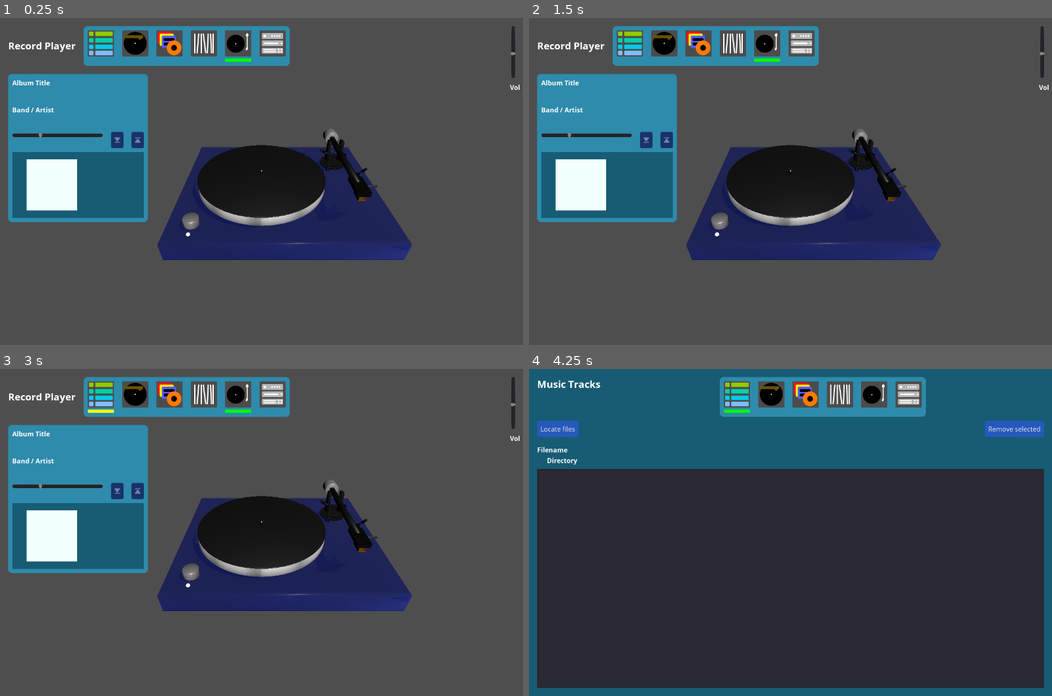
Above: before the commit, frames 1-4 (two rows, left to right).
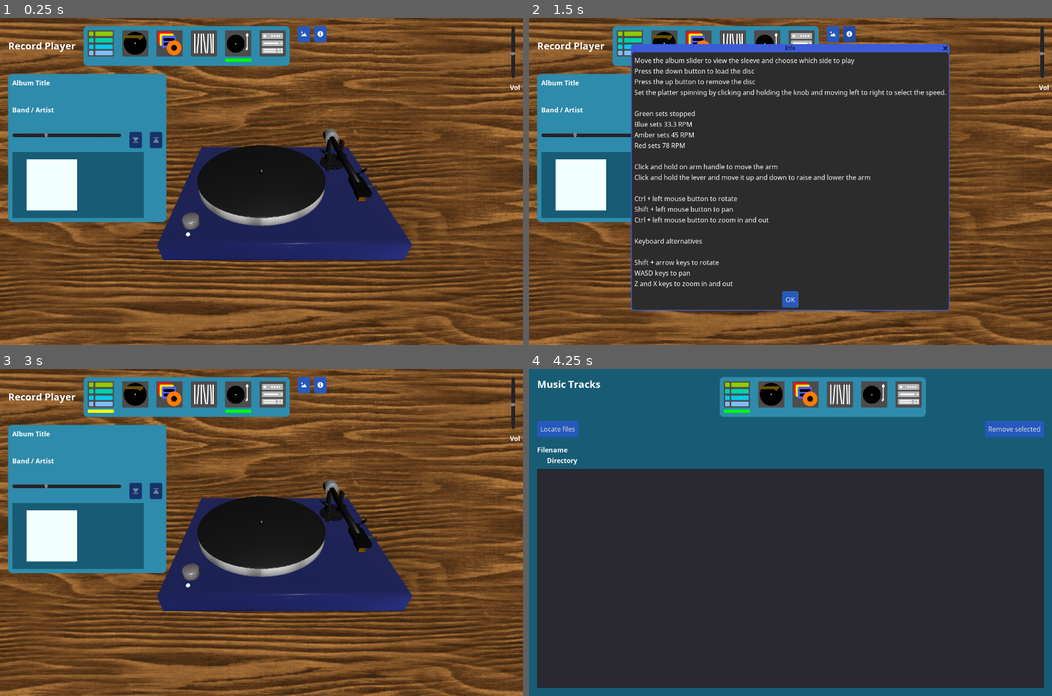
Above: after the commit, the same moments.

Repository: andrew-wilkes/vinyl
Game: Godot game, scene res://scenes/Turntable.tscn
Two runs of this game, one before a commit and one after it. Both use one fixed random seed, a clock stepped at 60 frames per second and the inputs below. This scene is started directly instead of the project's main scene.
Inputs (mouse positions are in pixels of both pictures, inside the frame that each line leads up to):
- Up to frame 1 (0.25 s): no input
- Up to frame 2 (1.5 s): click (832, 34) at 0.52 s; click (848, 34) at 1.27 s
- Up to frame 3 (3 s): click (261, 650) at 2 s, where only the run after the commit has a clickable "OK"; click (99, 395) at 2.75 s
- Up to frame 4 (4.25 s): tap Enter at 3.5 s; move the mouse to (905, 516) at 3.52 s; hold Right (ui_right) from 3.53 s (still down); tap Delete at 3.6 s; click (905, 516) at 3.67 s

The runs differ from the first frame. In frame 1, 69% of the frame differs, in the area x 0-100%, y 0-100%; in frame 2, 86%; in frame 3, 69%; in frame 4, nothing differs.
Error before the commit: Invalid call. Nonexistent function 'get_font_dir' in base 'Nil'. (res://classes/settings.gd:25)
Error after the commit: Invalid call. Nonexistent function 'get_font_dir' in base 'Nil'. (res://classes/settings.gd:26)

Commit message:
Add player bg image code

Diff:
--- a/src/classes/settings.gd
+++ b/src/classes/settings.gd
@@ -10,6 +10,7 @@
 export var last_image_dir = ""
 export var last_font_dir = ""
 export var volume = 8.0
+export var background_image = ""
 
 func save_data():
 	g.remove_empty_albums()
--- a/src/scenes/AlbumArt.gd
+++ b/src/scenes/AlbumArt.gd
@@ -2,6 +2,9 @@
 
 const RPMS = { "speed33": "33 1/3", "speed45": "45", "speed78": "78" }
 const SIZES = { "size12": "12", "size7": "7", "size10": "10" }
+const osx_dirs = ["/System/Library/Fonts/", "/Library/Fonts/", "~/Library/Fonts/"]
+const linux_dirs = ["/usr/share/fonts", "~/.fonts"]
+const windows_dirs = ["%WINDIR%/Fonts", "%appdata%/Local/Microsoft/Windows/Fonts"]
 
 enum { PICK_MOD, PICK_FILL }
 
@@ -171,6 +174,24 @@
 
 func _on_ArtDesigner_font_button_pressed():
 	art.disable_input()
+	if g.settings.last_font_dir.empty():
+		var dir = Directory.new()
+		match OS.get_name():
+			"OSX":
+				for fd in osx_dirs:
+					if dir.dir_exists(fd):
+						g.settings.last_font_dir = fd
+						break
+			"Windows":
+				for fd in windows_dirs:
+					if dir.dir_exists(fd):
+						g.settings.last_font_dir = fd
+						break
+			"X11":
+				for fd in linux_dirs:
+					if dir.dir_exists(fd):
+						g.settings.last_font_dir = fd
+						break
 	$c/FontSelector.current_dir = g.settings.last_font_dir
 	$c/FontSelector.current_file = ""
 	$c/FontSelector.popup_centered()
--- a/src/scenes/AlbumArt.tscn
+++ b/src/scenes/AlbumArt.tscn
@@ -9,6 +9,7 @@
 [ext_resource path="res://scenes/AlbumSelector.tscn" type="PackedScene" id=7]
 [ext_resource path="res://scenes/ArtDesigner.tscn" type="PackedScene" id=8]
 [ext_resource path="res://scenes/TextPanel.gd" type="Script" id=9]
+[ext_resource path="res://scenes/ImageSelector.tscn" type="PackedScene" id=10]
 
 [sub_resource type="ButtonGroup" id=3]
 resource_name = "Canvas"
@@ -149,7 +150,7 @@
 [node name="CanvasMenu" type="VBoxContainer" parent="VB/Content/LeftCol"]
 margin_top = 208.0
 margin_right = 200.0
-margin_bottom = 607.0
+margin_bottom = 509.0
 custom_constants/separation = 10
 
 [node name="Label4" type="Label" parent="VB/Content/LeftCol/CanvasMenu"]
@@ -203,6 +204,7 @@
 text = "Suggest Text"
 
 [node name="ConfigureStyles" type="Button" parent="VB/Content/LeftCol/CanvasMenu"]
+visible = false
 margin_top = 311.0
 margin_right = 200.0
 margin_bottom = 350.0
@@ -211,6 +213,7 @@
 text = "Configure Styles"
 
 [node name="GenerateStyles" type="Button" parent="VB/Content/LeftCol/CanvasMenu"]
+visible = false
 margin_top = 360.0
 margin_right = 200.0
 margin_bottom = 399.0
@@ -313,14 +316,7 @@
 margin_bottom = 39.0
 text = "OK"
 
-[node name="ImageSelector" type="FileDialog" parent="c"]
-margin_right = 732.0
-margin_bottom = 415.0
-theme = ExtResource( 6 )
-window_title = "Open a File"
-mode = 0
-access = 2
-filters = PoolStringArray( "*.jpg, *.png, *.webp ; Supported Image Files" )
+[node name="ImageSelector" parent="c" instance=ExtResource( 10 )]
 
 [node name="FontSelector" type="FileDialog" parent="c"]
 margin_right = 778.0
--- a/src/scenes/Gear.tscn
+++ b/src/scenes/Gear.tscn
@@ -1,9 +1,10 @@
-[gd_scene load_steps=5 format=2]
+[gd_scene load_steps=6 format=2]
 
 [ext_resource path="res://scenes/Navigation.tscn" type="PackedScene" id=1]
 [ext_resource path="res://assets/tape-deck.png" type="Texture" id=2]
 [ext_resource path="res://assets/heading1.tres" type="DynamicFont" id=3]
 [ext_resource path="res://assets/heading2.tres" type="DynamicFont" id=4]
+[ext_resource path="res://assets/cassette-deck.png" type="Texture" id=5]
 
 [node name="Gear" type="MarginContainer"]
 anchor_right = 1.0
@@ -51,10 +52,27 @@
 margin_bottom = 760.0
 size_flags_vertical = 3
 
-[node name="Tapedeck" type="TextureRect" parent="VB/Cent"]
+[node name="VB" type="VBoxContainer" parent="VB/Cent"]
 margin_left = 478.0
-margin_top = 161.0
+margin_top = 94.0
 margin_right = 761.0
-margin_bottom = 438.0
+margin_bottom = 505.0
+custom_constants/separation = 50
+
+[node name="Tapedeck" type="TextureRect" parent="VB/Cent/VB"]
+margin_right = 283.0
+margin_bottom = 277.0
 hint_tooltip = "Tape Deck"
 texture = ExtResource( 2 )
+
+[node name="C" type="CenterContainer" parent="VB/Cent/VB"]
+margin_top = 327.0
+margin_right = 283.0
+margin_bottom = 411.0
+
+[node name="CassetteDeck" type="TextureRect" parent="VB/Cent/VB/C"]
+margin_left = 24.0
+margin_right = 258.0
+margin_bottom = 84.0
+hint_tooltip = "Cassette Deck"
+texture = ExtResource( 5 )
--- /dev/null
+++ b/src/scenes/ImageSelector.tscn
@@ -0,0 +1,12 @@
+[gd_scene load_steps=2 format=2]
+
+[ext_resource path="res://assets/UI.theme" type="Theme" id=1]
+
+[node name="ImageSelector" type="FileDialog"]
+margin_right = 732.0
+margin_bottom = 415.0
+theme = ExtResource( 1 )
+window_title = "Open a File"
+mode = 0
+access = 2
+filters = PoolStringArray( "*.jpg, *.png, *.webp ; Supported Image Files" )
--- a/src/scenes/Turntable.gd
+++ b/src/scenes/Turntable.gd
@@ -57,6 +57,9 @@
 	arm_transform = arm.transform
 	arm_base_transform = arm_base.transform
 	switch_transform = switch.transform
+	if g.settings.background_image != "":
+		set_bg_image(g.settings.background_image)
+		resize_bg()
 	if g.current_album_id:
 		album = g.settings.albums[g.current_album_id]
 		get_node("%Title").text = album.title
@@ -76,6 +79,7 @@
 		$Disc.get_surface_material(0).set_shader_param("radius_mod_b", get_data_texture(timelines[1]))
 	else:
 		get_node("%Details").hide()
+		set_process(false)
 
 
 func get_data_texture(idata):
@@ -430,3 +434,33 @@
 	var db = -pow(8.0 - value, 1.8)
 	AudioServer.set_bus_volume_db(0, db)
 	$c/Vol/VolSlider.hint_tooltip = "%d db" % db
+
+
+func _on_Vol_draw():
+	resize_bg()
+
+
+func resize_bg():
+	var canvas_size = get_viewport().get_visible_rect().size
+	var img_size = get_node("%Background").texture.get_size()
+	var sc = max(canvas_size.x / img_size.x, canvas_size.y / img_size.y)
+	get_node("%Background").scale = Vector2(sc, sc)
+
+
+func _on_Picture_pressed():
+	$c/ImageSelector.popup_centered()
+
+
+func _on_Info_pressed():
+	$c/InfoDialog.popup_centered()
+
+
+func _on_ImageSelector_file_selected(path):
+	g.settings.background_image = path
+	g.settings.last_image_dir = path.get_base_dir()
+	set_bg_image(path)
+
+
+func set_bg_image(path):
+	var tex = g.get_resized_texture(path)
+	get_node("%Background").texture = tex.texture
--- a/src/scenes/Turntable.tscn
+++ b/src/scenes/Turntable.tscn
@@ -16,6 +16,10 @@
 [ext_resource path="res://assets/tracks-button.png" type="Texture" id=14]
 [ext_resource path="res://assets/highlight-shader.tres" type="Shader" id=15]
 [ext_resource path="res://scenes/record.shader" type="Shader" id=16]
+[ext_resource path="res://assets/mat/wood/Wood048_1K_Color.jpg" type="Texture" id=17]
+[ext_resource path="res://assets/info.png" type="Texture" id=18]
+[ext_resource path="res://assets/picture.png" type="Texture" id=19]
+[ext_resource path="res://scenes/ImageSelector.tscn" type="PackedScene" id=20]
 
 [sub_resource type="CylinderShape" id=1]
 height = 0.19
@@ -54,6 +58,9 @@
 height = 0.003
 radius = 0.148
 
+[sub_resource type="Environment" id=8]
+background_mode = 4
+
 [node name="Turntable" type="Spatial"]
 script = ExtResource( 7 )
 
@@ -110,13 +117,13 @@
 [node name="VB" type="VBoxContainer" parent="c/M"]
 margin_left = 20.0
 margin_top = 20.0
-margin_right = 709.0
+margin_right = 799.0
 margin_bottom = 660.0
 mouse_filter = 2
 custom_constants/separation = 20
 
 [node name="HB" type="HBoxContainer" parent="c/M/VB"]
-margin_right = 689.0
+margin_right = 779.0
 margin_bottom = 97.0
 custom_constants/separation = 20
 
@@ -133,15 +140,35 @@
 margin_bottom = 97.0
 current_selection = 4
 
+[node name="GC" type="GridContainer" parent="c/M/VB/HB"]
+margin_left = 709.0
+margin_right = 779.0
+margin_bottom = 97.0
+custom_constants/vseparation = 10
+custom_constants/hseparation = 10
+columns = 2
+
+[node name="Picture" type="Button" parent="c/M/VB/HB/GC"]
+margin_right = 30.0
+margin_bottom = 39.0
+hint_tooltip = "Load background image"
+icon = ExtResource( 19 )
+
+[node name="Info" type="Button" parent="c/M/VB/HB/GC"]
+margin_left = 40.0
+margin_right = 70.0
+margin_bottom = 39.0
+icon = ExtResource( 18 )
+
 [node name="HB2" type="HBoxContainer" parent="c/M/VB"]
 margin_top = 117.0
-margin_right = 689.0
+margin_right = 779.0
 margin_bottom = 479.0
 mouse_filter = 2
 
 [node name="Details" type="PanelContainer" parent="c/M/VB/HB2"]
 unique_name_in_owner = true
-margin_right = 342.0
+margin_right = 387.0
 margin_bottom = 362.0
 mouse_filter = 2
 size_flags_horizontal = 3
@@ -149,14 +176,14 @@
 [node name="Items" type="VBoxContainer" parent="c/M/VB/HB2/Details"]
 margin_left = 10.0
 margin_top = 10.0
-margin_right = 332.0
+margin_right = 377.0
 margin_bottom = 352.0
 mouse_filter = 2
 size_flags_horizontal = 3
 custom_constants/separation = 10
 
 [node name="Label" type="Label" parent="c/M/VB/HB2/Details/Items"]
-margin_right = 322.0
+margin_right = 367.0
 margin_bottom = 23.0
 custom_fonts/font = ExtResource( 3 )
 text = "Album Title"
@@ -164,13 +191,13 @@
 [node name="Title" type="Label" parent="c/M/VB/HB2/Details/Items"]
 unique_name_in_owner = true
 margin_top = 33.0
-margin_right = 322.0
+margin_right = 367.0
 margin_bottom = 56.0
 custom_fonts/font = ExtResource( 6 )
 
 [node name="Label2" type="Label" parent="c/M/VB/HB2/Details/Items"]
 margin_top = 66.0
-margin_right = 322.0
+margin_right = 367.0
 margin_bottom = 89.0
 custom_fonts/font = ExtResource( 3 )
 text = "Band / Artist"
@@ -178,19 +205,19 @@
 [node name="Band" type="Label" parent="c/M/VB/HB2/Details/Items"]
 unique_name_in_owner = true
 margin_top = 99.0
-margin_right = 322.0
+margin_right = 367.0
 margin_bottom = 122.0
 custom_fonts/font = ExtResource( 6 )
 
 [node name="HB" type="HBoxContainer" parent="c/M/VB/HB2/Details/Items"]
 margin_top = 132.0
-margin_right = 322.0
+margin_right = 367.0
 margin_bottom = 171.0
 custom_constants/separation = 20
 
 [node name="HSlider" type="HSlider" parent="c/M/VB/HB2/Details/Items/HB"]
 unique_name_in_owner = true
-margin_right = 222.0
+margin_right = 267.0
 margin_bottom = 16.0
 rect_min_size = Vector2( 50, 0 )
 size_flags_horizontal = 3
@@ -198,23 +225,23 @@
 
 [node name="Play" type="Button" parent="c/M/VB/HB2/Details/Items/HB"]
 unique_name_in_owner = true
-margin_left = 242.0
-margin_right = 272.0
+margin_left = 287.0
+margin_right = 317.0
 margin_bottom = 39.0
 hint_tooltip = "Play"
 icon = ExtResource( 10 )
 
 [node name="Eject" type="Button" parent="c/M/VB/HB2/Details/Items/HB"]
 unique_name_in_owner = true
-margin_left = 292.0
-margin_right = 322.0
+margin_left = 337.0
+margin_right = 367.0
 margin_bottom = 39.0
 hint_tooltip = "Eject"
 icon = ExtResource( 9 )
 
 [node name="VPC" type="ViewportContainer" parent="c/M/VB/HB2/Details/Items"]
 margin_top = 181.0
-margin_right = 322.0
+margin_right = 367.0
 margin_bottom = 342.0
 rect_min_size = Vector2( 0, 160 )
 
@@ -228,23 +255,18 @@
 unique_name_in_owner = true
 
 [node name="Control" type="Control" parent="c/M/VB/HB2"]
-margin_left = 346.0
-margin_right = 689.0
+margin_left = 391.0
+margin_right = 779.0
 margin_bottom = 362.0
 mouse_filter = 2
 size_flags_horizontal = 3
-
-[node name="Control" type="Control" parent="c/M/VB"]
-margin_top = 499.0
-margin_right = 689.0
-margin_bottom = 640.0
-size_flags_vertical = 3
 
 [node name="Cent" type="CenterContainer" parent="c"]
 anchor_top = 0.974
 anchor_right = 1.0
 anchor_bottom = 0.983
 margin_top = -14.0
+mouse_filter = 2
 
 [node name="TrackName" type="Label" parent="c/Cent"]
 unique_name_in_owner = true
@@ -277,6 +299,36 @@
 custom_fonts/font = ExtResource( 3 )
 text = "Vol"
 
+[node name="InfoDialog" type="AcceptDialog" parent="c"]
+margin_right = 779.0
+margin_bottom = 632.0
+theme = ExtResource( 4 )
+window_title = "Info"
+dialog_text = "Move the album slider to view the sleeve and choose which side to play
+Press the down button to load the disc
+Press the up button to remove the disc
+Set the platter spinning by clicking and holding the knob and moving left to right to select the speed.
+
+Green sets stopped
+Blue sets 33.3 RPM
+Amber sets 45 RPM
+Red sets 78 RPM
+
+Click and hold on arm handle to move the arm
+Click and hold the lever and move it up and down to raise and lower the arm
+
+Ctrl + left mouse button to rotate
+Shift + left mouse button to pan
+Ctrl + left mouse button to zoom in and out
+
+Keyboard alternatives
+
+Shift + arrow keys to rotate
+WASD keys to pan
+Z and X keys to zoom in and out"
+
+[node name="ImageSelector" parent="c" instance=ExtResource( 20 )]
+
 [node name="Disc" type="MeshInstance" parent="."]
 transform = Transform( 10, 0, 0, 0, 10, 0, 0, 0, 10, 0, 0.145, 0 )
 mesh = ExtResource( 12 )
@@ -314,6 +366,15 @@
 depth = 0.248566
 
 [node name="Audio" type="AudioStreamPlayer" parent="."]
+
+[node name="WorldEnvironment" type="WorldEnvironment" parent="."]
+environment = SubResource( 8 )
+
+[node name="Background" type="Sprite" parent="WorldEnvironment"]
+unique_name_in_owner = true
+z_index = -1
+texture = ExtResource( 17 )
+centered = false
 
 [connection signal="input_event" from="LeverArea" to="." method="_on_Lever_input_event"]
 [connection signal="mouse_entered" from="LeverArea" to="." method="_on_Lever_mouse_entered"]
@@ -324,9 +385,13 @@
 [connection signal="input_event" from="SwitchArea" to="." method="_on_SwitchArea_input_event"]
 [connection signal="mouse_entered" from="SwitchArea" to="." method="_on_SwitchArea_mouse_entered"]
 [connection signal="mouse_exited" from="SwitchArea" to="." method="_on_SwitchArea_mouse_exited"]
+[connection signal="pressed" from="c/M/VB/HB/GC/Picture" to="." method="_on_Picture_pressed"]
+[connection signal="pressed" from="c/M/VB/HB/GC/Info" to="." method="_on_Info_pressed"]
 [connection signal="pressed" from="c/M/VB/HB2/Details/Items/HB/Play" to="." method="_on_Play_pressed"]
 [connection signal="pressed" from="c/M/VB/HB2/Details/Items/HB/Eject" to="." method="_on_Eject_pressed"]
+[connection signal="draw" from="c/Vol" to="." method="_on_Vol_draw"]
 [connection signal="value_changed" from="c/Vol/VolSlider" to="." method="_on_VolSlider_value_changed"]
+[connection signal="file_selected" from="c/ImageSelector" to="." method="_on_ImageSelector_file_selected"]
 [connection signal="input_event" from="Disc/Area" to="." method="_on_disc_input_event"]
 [connection signal="mouse_entered" from="Disc/Area" to="." method="_on_disc_mouse_entered"]
 [connection signal="mouse_exited" from="Disc/Area" to="." method="_on_disc_mouse_exited"]
Binary file added: src/assets/cassette-deck.png
Not shown, added: src/assets/cassette-deck.png.import
Binary file added: src/assets/picture.png
Not shown, added: src/assets/picture.png.import
Not shown: 1 places in src/scenes/AlbumArt.tscn that only renumber resources
Not shown: 1 places in src/scenes/Turntable.tscn that only renumber resources
